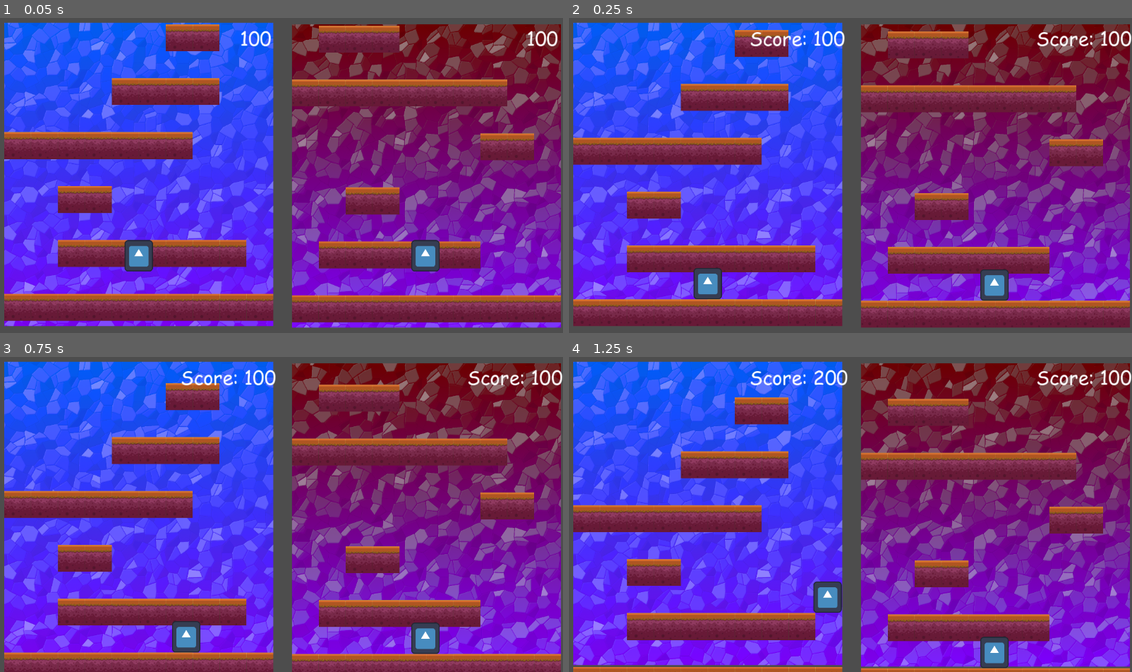
Above: before the commit, frames 1-4 (two rows, left to right).
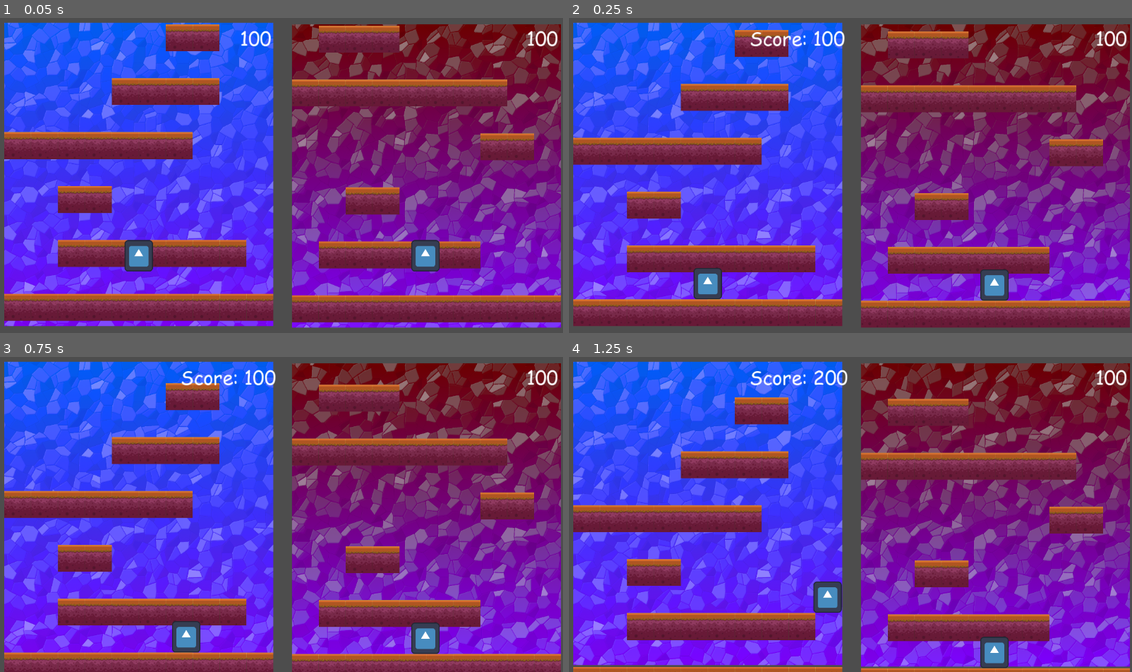
Above: after the commit, the same moments.

Repository: LegacyMD/xd_tower
Game: Godot game, scene res://scenes/root_scene.tscn
Two runs of this game, one before a commit and one after it. Both use one fixed random seed, a clock stepped at 60 frames per second and the inputs below. The engine's default icon, where the game draws it, is replaced by a stand-in: a white triangle on a blue panel in a dark square.
Inputs (mouse positions are in pixels of both pictures, inside the frame that each line leads up to):
- Up to frame 1 (0.05 s): no input
- Up to frame 2 (0.25 s): no input
- Up to frame 3 (0.75 s): move the mouse to (405, 498) at 0.52 s; hold D (player0_right) from 0.53 s (still down); hold 0 from 0.53 s (still down); click (405, 498) at 0.67 s
- Up to frame 4 (1.25 s): keep holding D (player0_right); keep holding 0; tap W (player0_up) at 0.77 s

Frame 1 is identical in both runs. In frame 2, 0.4% of the frame differs, in the area x 83-100%, y 4-9%; in frame 3, 0.4%; in frame 4, 0.4%.

Commit message:
Fix score calculation

Diff:
--- a/scenes/player.gd
+++ b/scenes/player.gd
@@ -2,6 +2,7 @@
 
 # NOTE(mwk): for each player view, the index is hardcoded
 @export var player_idx : int
+@export var platform_container : Node2D
 
 signal score_changed(new_score)
 
@@ -100,10 +101,19 @@
     move_and_slide()
 
 func _check_new_platform():
+    if player_idx == 1:
+        return
+
+    var position_y = position.y - platform_container.position.y
+
     if is_on_floor():
-        if (min_platform_y > global_position.y):
-            min_platform_y = global_position.y
+        if (min_platform_y > position_y):
+            min_platform_y = position_y
+            print("POINT min_platform_y=%s" % min_platform_y)
             add_score(score_for_new_platform)
+
+    if Input.is_key_pressed(KEY_0):
+        print("position.y=%s" % position_y)
 
 func add_score(value):
     score += value
--- a/scenes/player_view.tscn
+++ b/scenes/player_view.tscn
@@ -43,9 +43,10 @@
 horizontal_alignment = 2
 script = ExtResource("4_25gyq")
 
-[node name="Player" parent="." instance=ExtResource("1_wpenj")]
+[node name="Player" parent="." node_paths=PackedStringArray("platform_container") instance=ExtResource("1_wpenj")]
 position = Vector2(0, 166)
 collision_mask = 7
+platform_container = NodePath("../PlatformContainer")
 
 [node name="LeftWall" type="StaticBody2D" parent="."]
 collision_layer = 2
